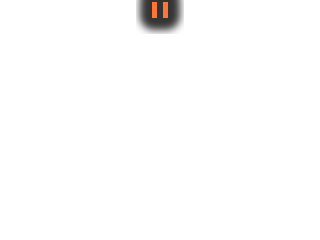
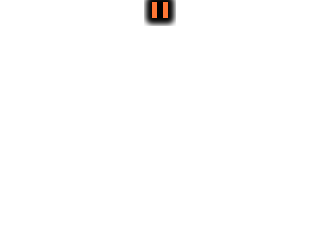
Two versions of the same layered image (320 × 240). Layer-by-layer changes:
"bg": opacity 80% → 100%, painted on it, unmasked it over [136, 0, 184, 34]
